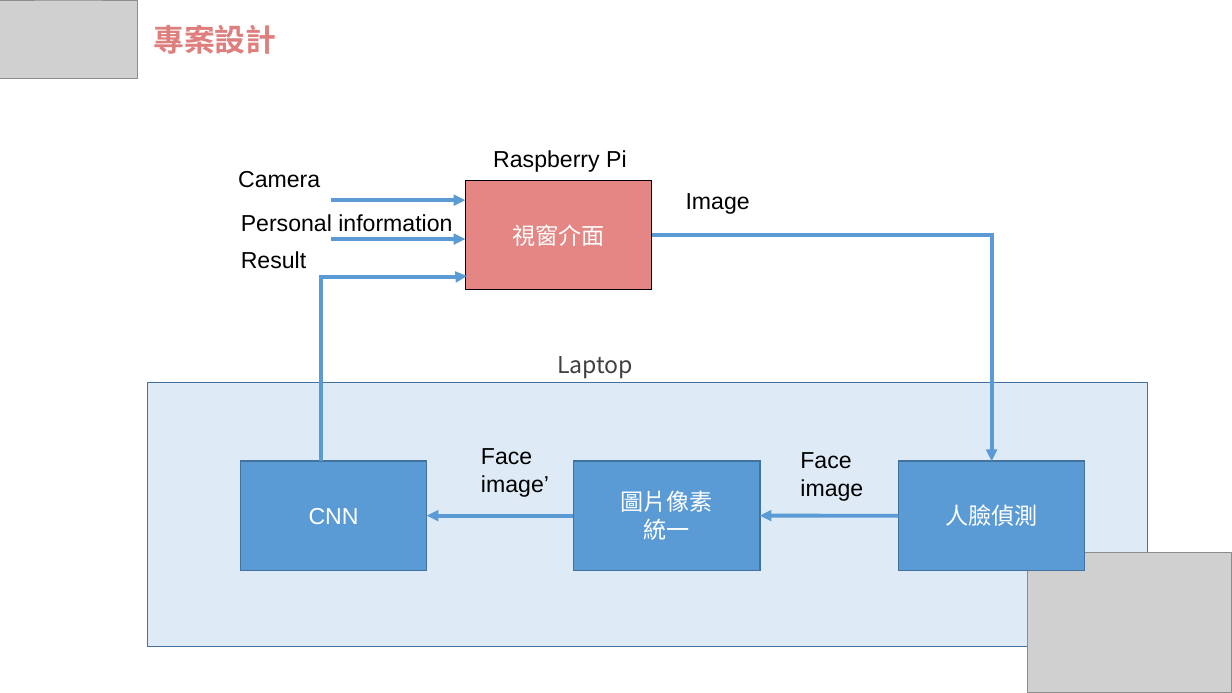
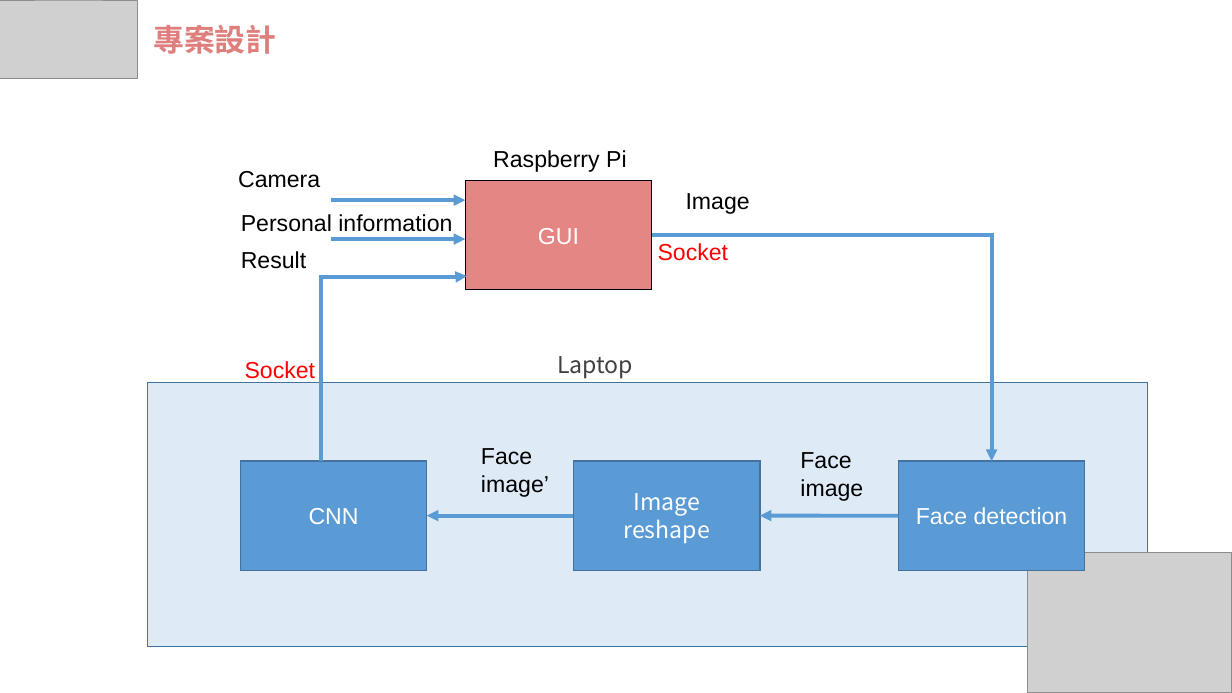
Before and after one commit to wasteee/Embedded-Image-Processing-final, a slide deck: slide 10 of IP_FRS.pptx (slide 11 before the commit). Drawn at 1232x693 pixels with LibreOffice and Linux fonts; fonts in the diff are those of the drawing; grey boxes stand for pictures. Boxes give left, top, right and bottom in pixels: in the first picture for what was removed or moved away, otherwise in the second. Text is boxed around its words. In the diff, an @@ line names an element or a change of style, - is before the commit and + after.

```diff
--- a/IP_FRS.pptx
+++ b/IP_FRS.pptx
@@ text in rectangle at [538,228,579,244]: text changed @@
-視窗介面
+GUI
@@ text added at [658,243,729,261], 18 pt, text #FF0000 @@
+Socket
@@ text added at [245,361,316,383], 18 pt, text #FF0000 @@
+Socket
@@ text in rectangle at [624,493,710,544]: text changed @@
-圖片像素
-統一
+Image
+reshape
@@ text in rectangle at [916,507,1068,524]: text changed @@
-人臉偵測
+Face detection
```
Also in this commit, not shown: 8 other slides changed, 10 slides added, 1 slide removed.
